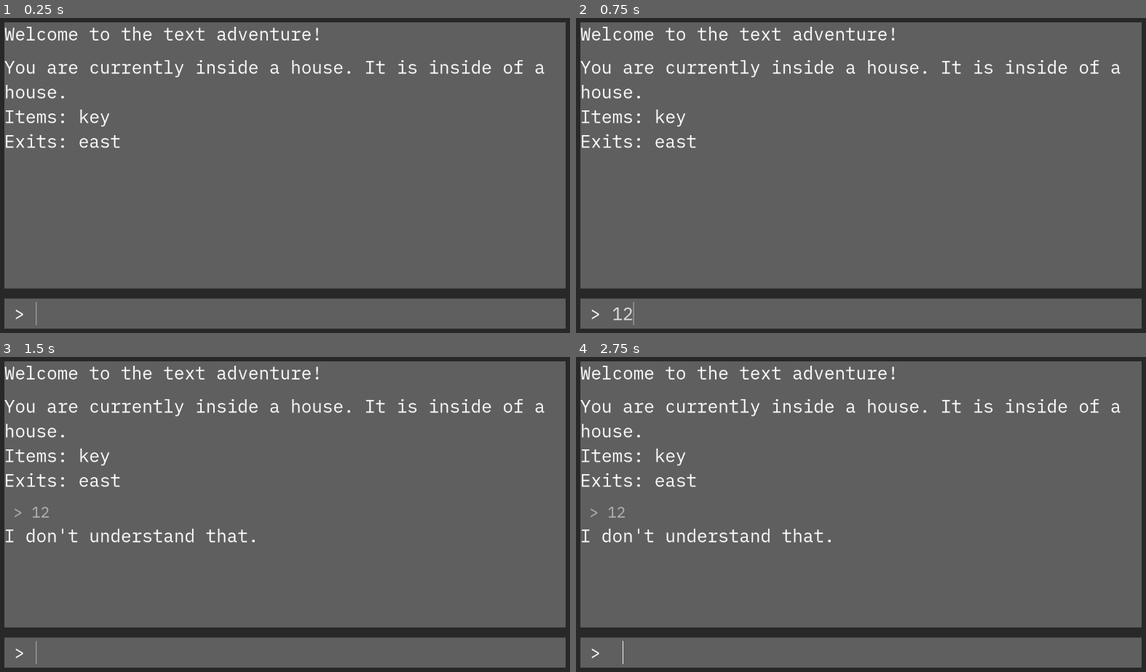
Above: before the commit, frames 1-4 (two rows, left to right).
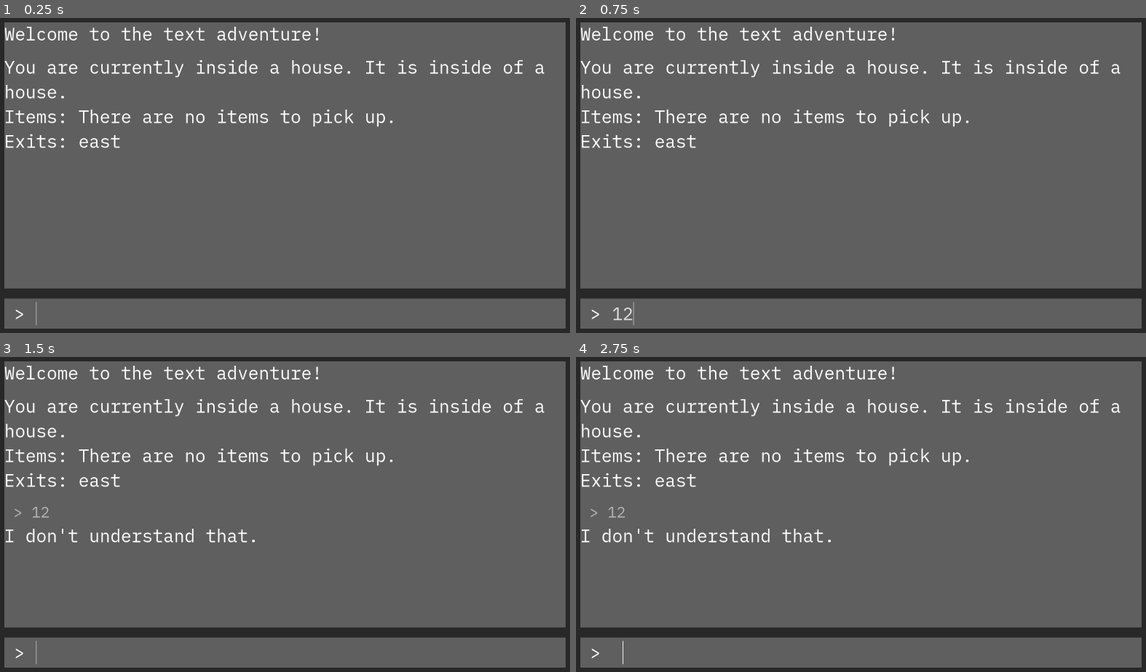
Above: after the commit, the same moments.

Repository: alephmembeth/textadventure-from-scratch
Game: Godot game, scene res://game.tscn
Same seed, same stepped clock (60 frames per second), same inputs: the game is played once before the commit and once after it.
Inputs (mouse positions are in pixels of both pictures, inside the frame that each line leads up to):
- Up to frame 1 (0.25 s): no input
- Up to frame 2 (0.75 s): click (878, 314) at 0.52 s; type "12" at 0.6 s
- Up to frame 3 (1.5 s): tap Enter at 1.25 s
- Up to frame 4 (2.75 s): tap Space at 2 s

The runs differ from the first frame. In frame 1, 0.6% of the frame differs, in the area x 13-69%, y 28-35%; in frame 2, 0.6%; in frame 3, 0.6%; in frame 4, 0.6%.

Commit message:
Implement locked exits

Diff:
--- a/areas/area.gd
+++ b/areas/area.gd
@@ -58,10 +58,19 @@
 	return "Exits: " + exit_description
 
 
-func connect_exits(direction: String, area: Area):
+func connect_exits_unlocked(direction: String, area: Area):
+	_connect_exits(direction, area, false)
+
+
+func connect_exits_locked(direction: String, area: Area):
+	_connect_exits(direction, area, true)
+
+
+func _connect_exits(direction: String, area: Area, is_locked: bool = false):
 	var exit = Exits.new()
 	exit.area_1 = self
 	exit.area_2 = area
+	exit.area_2_is_locked = is_locked
 	exits[direction] = exit
 
 	match direction:
--- a/areas/area_manager.gd
+++ b/areas/area_manager.gd
@@ -5,5 +5,8 @@
 	var key = Item.new()
 	key.initialize("key", Types.item_types.KEY)
 
-	$inside.connect_exits("east", $outside)
-	$inside.add_item(key)
+	$inside.connect_exits_unlocked("east", $outside)
+
+	$outside.add_item(key)
+	$outside.connect_exits_locked("east", $shed)
+	$outside.connect_exits_unlocked("north", $street)
--- a/areas/exits.gd
+++ b/areas/exits.gd
@@ -8,6 +8,16 @@
 var area_2_is_locked := false
 
 
+func is_other_area_locked(current_area) -> bool:
+	if current_area == area_1:
+		return area_2_is_locked
+	elif current_area == area_2:
+		return area_1_is_locked
+	else:
+		printerr("The area you tried to find is not connected to this exit.")
+		return true
+
+
 func get_other_area(current_area):
 	if current_area == area_1:
 		return area_2
--- a/game.tscn
+++ b/game.tscn
@@ -52,6 +52,22 @@
 offset_bottom = -79.0
 area_name = "outside a house"
 area_description = "outside of a house."
+
+[node name="shed" parent="area_manager" instance=ExtResource("3_ivh7q")]
+offset_left = 591.0
+offset_top = -276.0
+offset_right = 841.0
+offset_bottom = -76.0
+area_name = "a shed"
+area_description = "a small shed."
+
+[node name="street" parent="area_manager" instance=ExtResource("3_ivh7q")]
+offset_left = 296.0
+offset_top = -520.0
+offset_right = 546.0
+offset_bottom = -320.0
+area_name = "street"
+area_description = "a dirty old street in the middle of nowhere."
 
 [node name="interface" type="PanelContainer" parent="."]
 layout_mode = 1
--- a/parser.gd
+++ b/parser.gd
@@ -40,6 +40,8 @@
 
 	if current_area.exits.keys().has(second_word):
 		var exit = current_area.exits[second_word]
+		if exit.is_other_area_locked(current_area):
+			return "You can't go to %s. It is locked." % second_word
 		var change_response = change_area(exit.get_other_area(current_area))
 		var change_info_string = PackedStringArray(["You go %s." % second_word, change_response])
 		var change_info = "\n".join(change_info_string)
